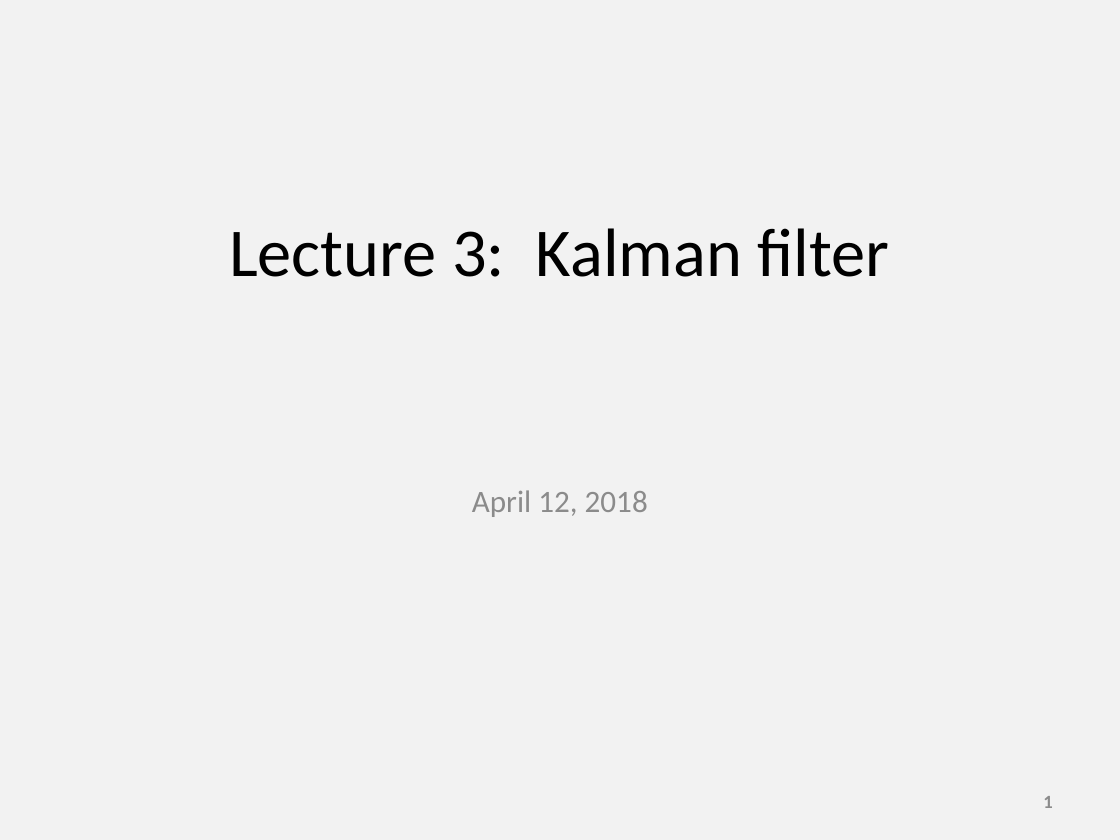
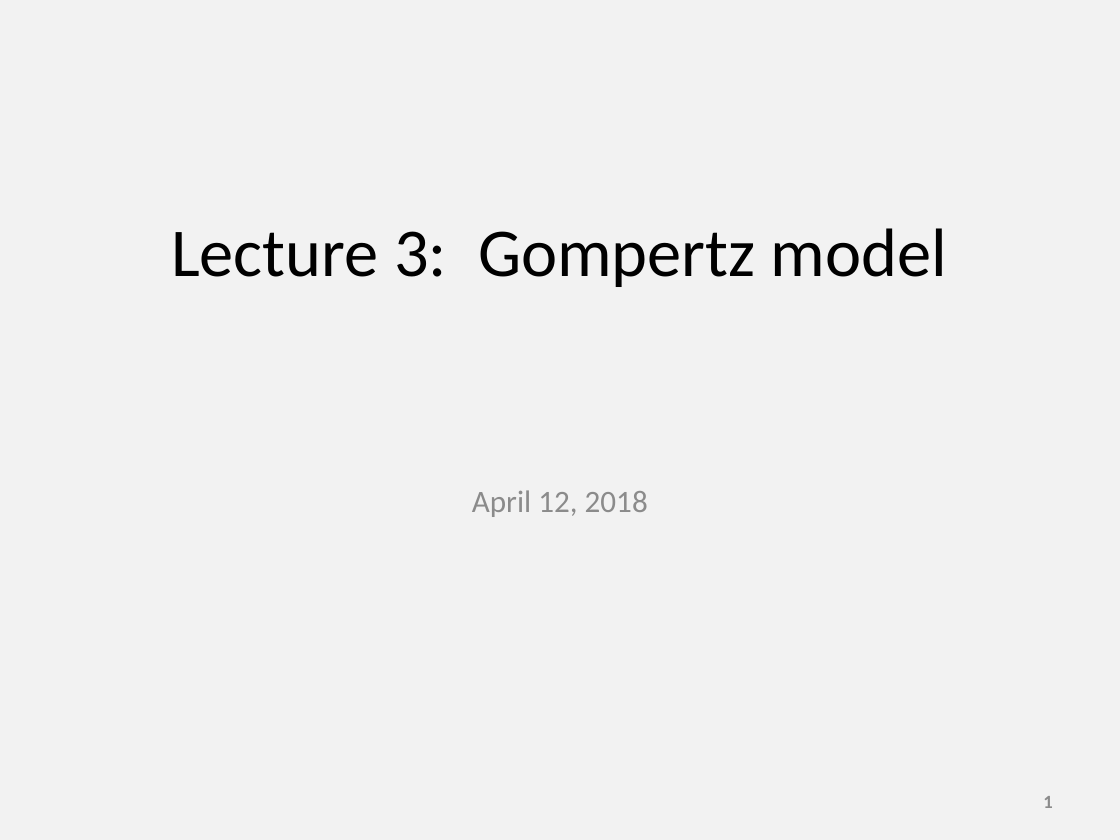
Before and after one commit to James-Thorson/2018_FSH556, a slide deck: slide 1 of Week 3 -- Temporal Models/Lab/Lab 3 -- Gompertz model.pptx. Drawn at 1120x840 pixels with LibreOffice and Linux fonts; fonts in the diff are those of the drawing. Boxes give left, top, right and bottom in pixels: in the first picture for what was removed or moved away, otherwise in the second. Text is boxed around its words. In the diff, an @@ line names an element or a change of style, - is before the commit and + after.

```diff
--- a/Week 3 -- Temporal Models/Lab/Lab 3 -- Gompertz model.pptx
+++ b/Week 3 -- Temporal Models/Lab/Lab 3 -- Gompertz model.pptx
@@ title at [171,228,947,287]: text changed @@
-Lecture 3: Kalman filter
+Lecture 3: Gompertz model
```
Also in this commit, not shown: 1 other slide changed, 1 slide added, 6 other files.
